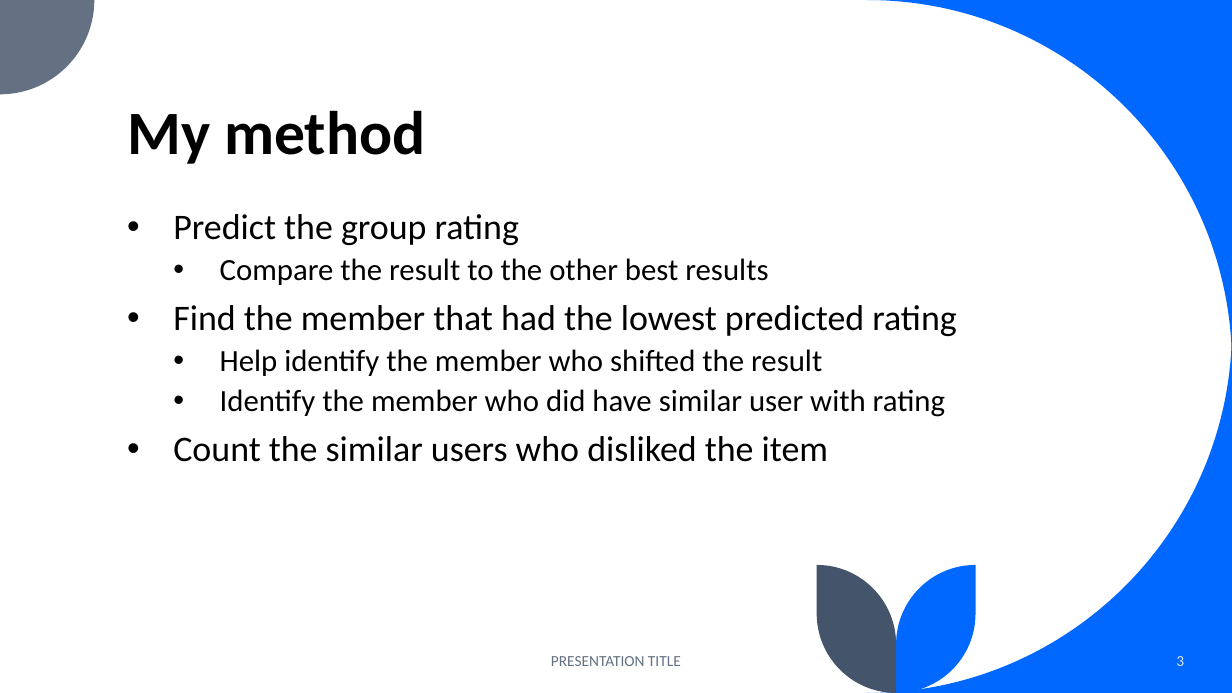
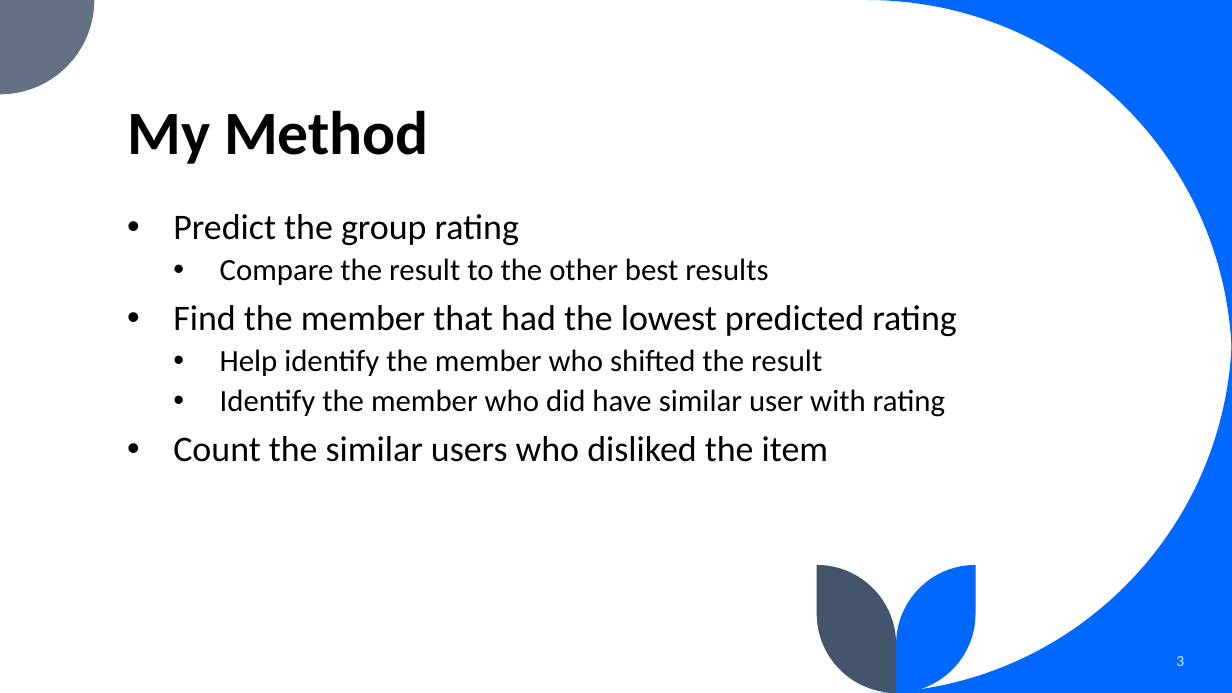
Before and after one commit to Yousif-FJ/RS-User-based-Collaborative-Filtering-Assigment, a slide deck: slide 3 of assignments info/4/Why Not Recommendation Explanation.pptx. Drawn at 1232x693 pixels with LibreOffice and Linux fonts; fonts in the diff are those of the drawing. Boxes give left, top, right and bottom in pixels: in the first picture for what was removed or moved away, otherwise in the second. Text is boxed around its words. In the diff, an @@ line names an element or a change of style, - is before the commit and + after.

```diff
--- a/assignments info/4/Why Not Recommendation Explanation.pptx
+++ b/assignments info/4/Why Not Recommendation Explanation.pptx
@@ title at box(127, 110, 429, 164): text changed @@
-My method
+My Method
@@ text removed at box(551, 656, 681, 666) @@
-PRESENTATION TITLE
```
Also in this commit, not shown: 3 other slides changed.
